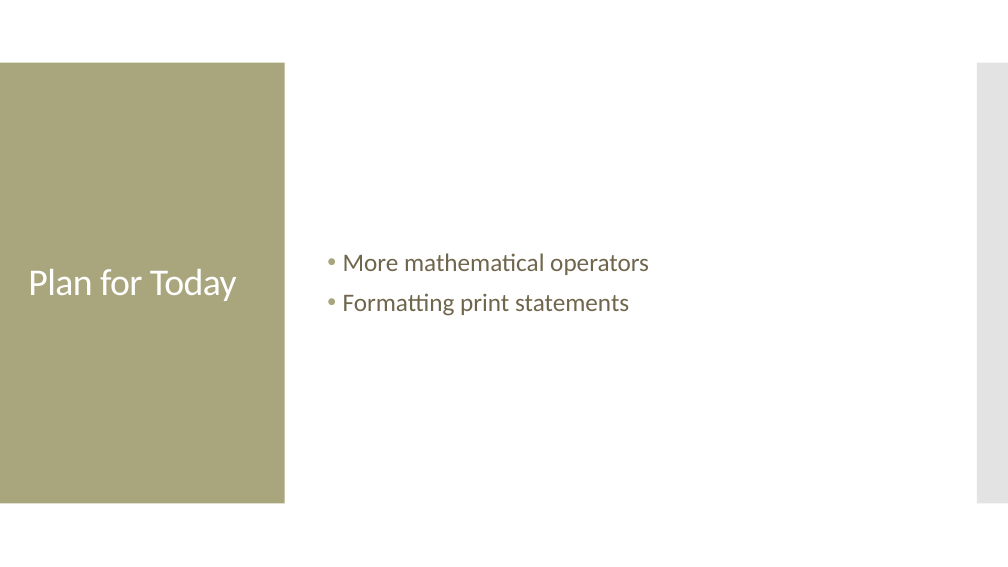
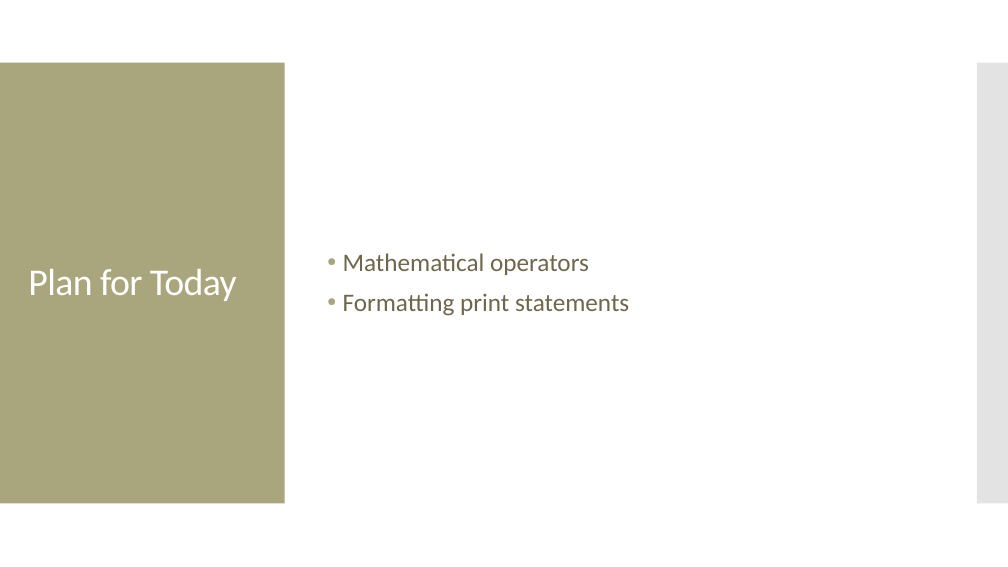
Before and after one commit to amosca01/CAIS117-S24, a slide deck: slide 2 of slides/07-mathematical-operators.pptx. Drawn at 1008x567 pixels with LibreOffice and Linux fonts; fonts in the diff are those of the drawing. Boxes give left, top, right and bottom in pixels: in the first picture for what was removed or moved away, otherwise in the second. Text is boxed around its words. In the diff, an @@ line names an element or a change of style, - is before the commit and + after.

```diff
--- a/slides/07-mathematical-operators.pptx
+++ b/slides/07-mathematical-operators.pptx
@@ text at [343, 253, 589, 275]: text changed @@
-• More mathematical operators
+• Mathematical operators
```
Also in this commit, not shown: 17 other slides changed, 6 slides removed, 22 other files.
